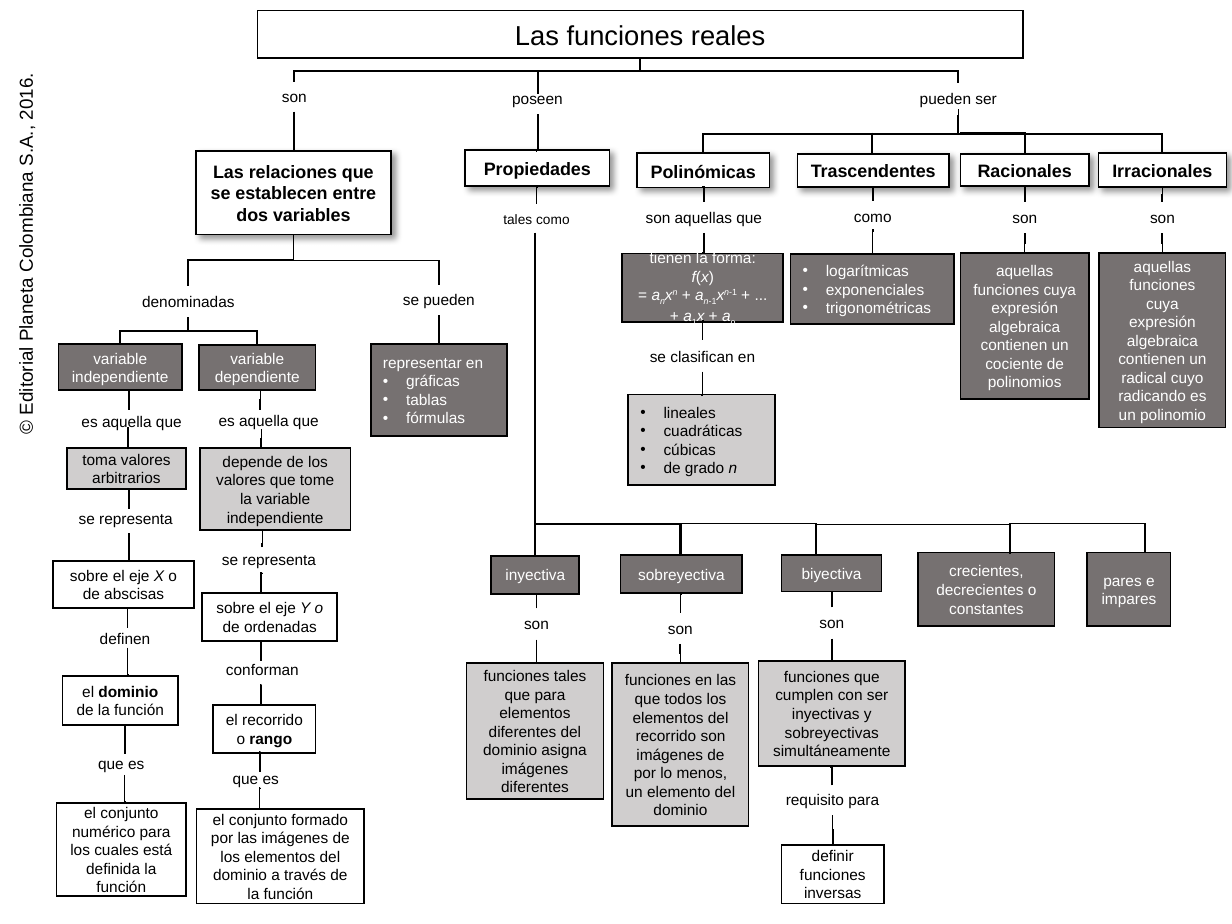
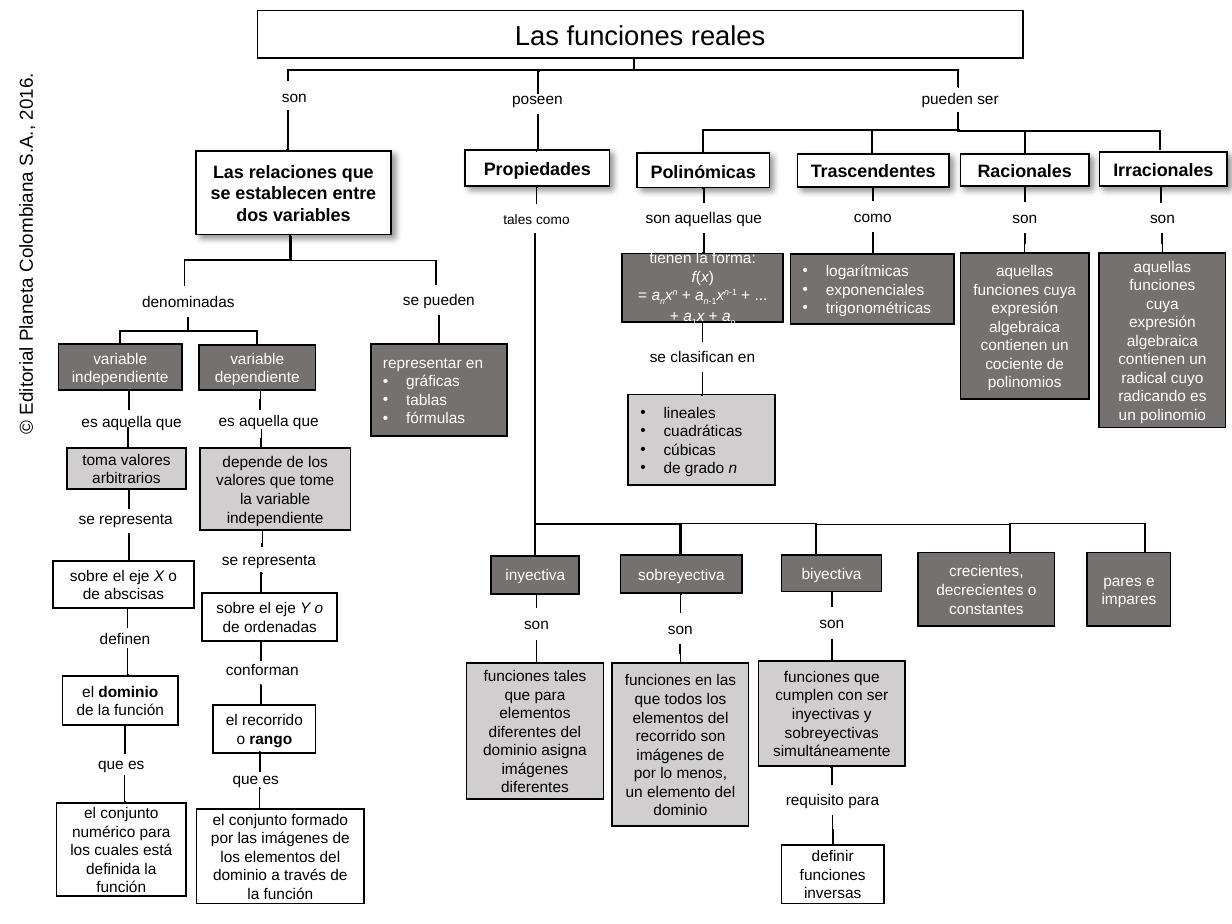
Before and after one commit to AulaPlanetaColombia/Matematicas, a slide deck: slide 1 of fuentes/contenidos/grado10/guion01/MapaConceptualMA_10_01_CO.pptx. Drawn at 1232x924 pixels with LibreOffice and Linux fonts; fonts in the diff are those of the drawing; background and template pictures are left out. Boxes give left, top, right and bottom in pixels: in the first picture for what was removed or moved away, otherwise in the second. Text is boxed around its words. In the diff, an @@ line names an element or a change of style, - is before the commit and + after.

Commit message:
Actualización de mapa

```diff
--- a/fuentes/contenidos/grado10/guion01/MapaConceptualMA_10_01_CO.pptx
+++ b/fuentes/contenidos/grado10/guion01/MapaConceptualMA_10_01_CO.pptx
@@ 3 elbow lines: place and size @@
-3 elbow lines at <box>188,59,641,286</box>
+3 elbow lines at <box>185,59,634,286</box>
@@ elbow line moved from (641, 58) - (958, 84) to (633, 70) - (957, 87) @@
@@ elbow line (957, 112) - (1161, 150): route changed @@
@@ elbow line moved from (958, 115) - (703, 153) to (960, 131) - (702, 152) @@
@@ elbow line (872, 133) - (872, 154): route changed @@
@@ elbow line removed from (960, 133) to (1025, 154) @@
@@ elbow line moved from (958, 110) - (958, 128) to (1025, 132) - (1025, 154) @@
@@ elbow line (1162, 187) - (1162, 203): route changed @@
@@ elbow line (291, 235) - (436, 286): route changed @@
```
